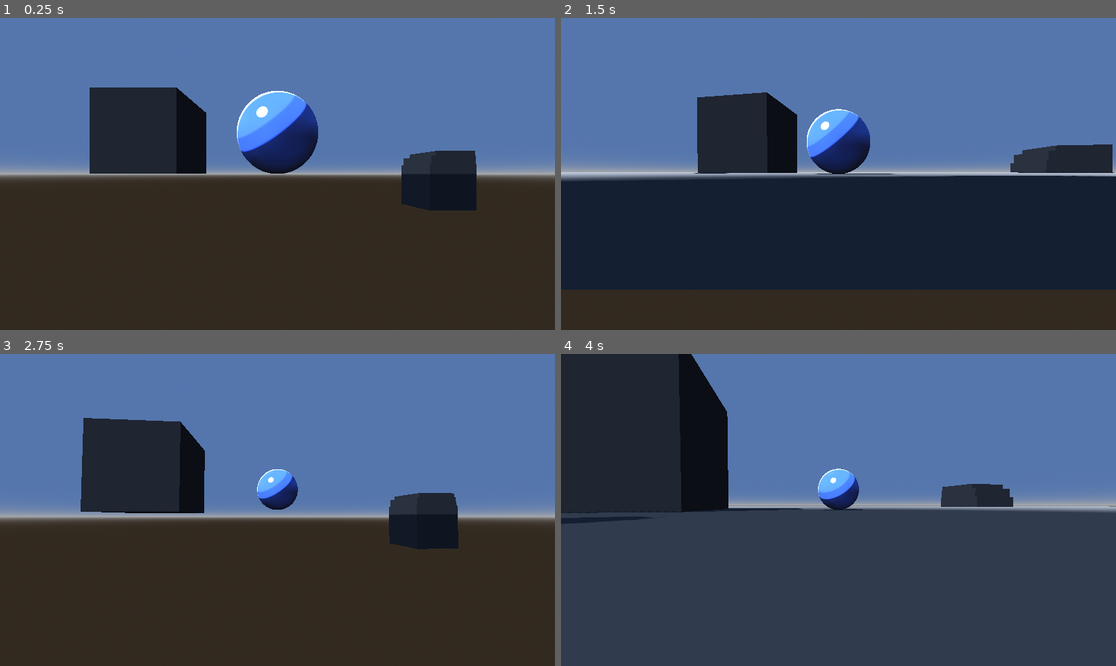
Above: before the commit, frames 1-4 (two rows, left to right).
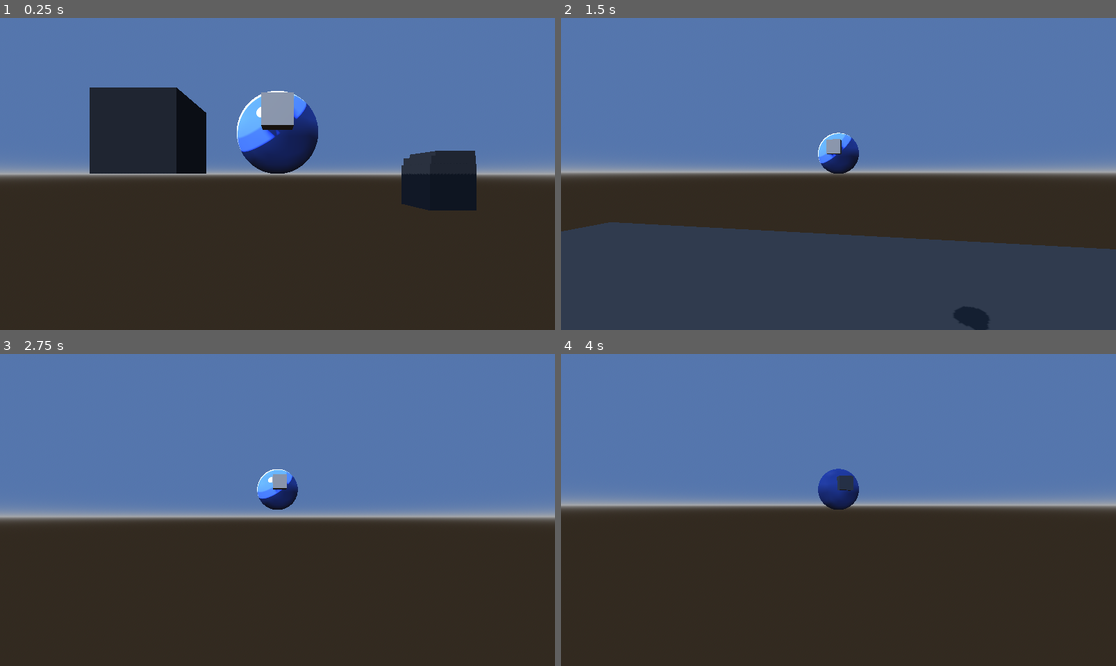
Above: after the commit, the same moments.

Repository: blondeman/movement-combat-fighter
Game: Godot game, scene res://scenes/test_env.tscn
Two runs of this game, one before a commit and one after it. Both use one fixed random seed, a clock stepped at 60 frames per second and the inputs below.
Inputs (mouse positions are in pixels of both pictures, inside the frame that each line leads up to):
- Up to frame 1 (0.25 s): no input
- Up to frame 2 (1.5 s): tap Enter at 0.5 s; move the mouse to (866, 174) at 0.52 s; hold Shift (dash) 0.53-1.28 s; hold W (up) from 0.53 s (still down); tap Space (jump) at 0.77, 0.8, 1.07, 1.35 s; move the mouse to (810, 174) at 1.27 s
- Up to frame 3 (2.75 s): keep holding W (up); tap Space (jump) at 1.52, 1.82, 2.3 s; tap Shift (dash) at 1.55 s; move the mouse to (288, 503) at 2.02 s; hold Shift (dash) from 2.03 s (still down)
- Up to frame 4 (4 s): keep holding W (up); tap Space (jump) at 2.75, 3.02, 3.32, 3.77, 3.8 s; move the mouse to (832, 516) at 2.77 s; release Shift (dash) at 2.78 s; tap Middle mouse button (target_lock) at 2.85 s; tap Shift (dash) at 3.05 s; move the mouse to (877, 513) at 3.52 s; hold Shift (dash) from 3.53 s (still down)

The runs differ from the first frame. In frame 1, 0.8% of the frame differs, in the area x 47-54%, y 23-39%; in frame 2, 58%; in frame 3, 8.6%; in frame 4, 67%, in the area x 0-100%, y 0-100%.

Commit message:
dash jump and dashjump states

Diff:
--- a/scenes/character/player/camera_controller.tscn
+++ b/scenes/character/player/camera_controller.tscn
@@ -18,3 +18,4 @@
 current = true
 
 [node name="marker" parent="." unique_id=12986420 instance=ExtResource("2_drmjl")]
+visible = false
--- a/scenes/character/player/player.tscn
+++ b/scenes/character/player/player.tscn
@@ -4,8 +4,15 @@
 [ext_resource type="PackedScene" uid="uid://bqf7oei24h2xv" path="res://scenes/character/player/camera_controller.tscn" id="2_sfcyi"]
 [ext_resource type="PackedScene" uid="uid://xp7lfyphvee2" path="res://scenes/character/player/input_handler.tscn" id="3_lvxji"]
 
+[sub_resource type="BoxMesh" id="BoxMesh_sfcyi"]
+size = Vector3(0.3, 0.3, 1)
+
 [node name="player" unique_id=1758554578 node_paths=PackedStringArray("input_handler") instance=ExtResource("1_gmlin")]
 input_handler = NodePath("input_handler")
+
+[node name="MeshInstance3D" type="MeshInstance3D" parent="CollisionShape3D" parent_id_path=PackedInt32Array(1468529141) index="0" unique_id=1922587349]
+transform = Transform3D(1, 0, 0, 0, 1, 0, 0, 0, 1, 0, 0.095391154, 0.17765868)
+mesh = SubResource("BoxMesh_sfcyi")
 
 [node name="camera" parent="." index="2" unique_id=1981057096 instance=ExtResource("2_sfcyi")]
 
--- a/scripts/CameraController.gd
+++ b/scripts/CameraController.gd
@@ -14,9 +14,12 @@
 
 func _ready() -> void:
 	Input.set_mouse_mode(Input.MOUSE_MODE_CAPTURED)
+	top_level = true
 
 
 func _process(delta: float) -> void:
+	global_position = get_parent().global_position
+
 	if !camera:
 		return
 
--- a/scripts/InputPackage.gd
+++ b/scripts/InputPackage.gd
@@ -9,3 +9,6 @@
 
 func get_camera_direction() -> Vector2:
 	return Vector2.UP.rotated(-camera_angle)
+
+func get_rotated_input() -> Vector2:
+	return input_direction.rotated(-camera_angle)
--- a/scripts/LocomotionState.gd
+++ b/scripts/LocomotionState.gd
@@ -2,3 +2,34 @@
 extends State
 
 var gravity = ProjectSettings.get_setting("physics/3d/default_gravity")
+@export var tracking_angular_speed : float = 10
+@export var speed: float = 8
+@export var damping: float = 2
+
+func default_lifecycle(input : InputPackage) -> String:
+	if not character.is_on_floor():
+		return "midair"
+
+	return best_input_that_can_be_paid(input)
+
+
+func _update(delta: float, input: InputPackage):
+	process_input_vector(delta, input)
+	update(delta, input)
+
+
+func process_input_vector(delta: float, input: InputPackage):
+	var rotated_input: Vector2 = input.get_rotated_input()
+	var direction := Vector3(rotated_input.x, 0.0, rotated_input.y).normalized()
+
+	var horizontal_vel := Vector3(character.velocity.x, 0.0, character.velocity.z)
+
+	if rotated_input.length_squared() > 0.001:
+		horizontal_vel += direction * speed * delta
+		if horizontal_vel.length() > speed:
+			horizontal_vel = horizontal_vel.normalized() * speed
+	else:
+		horizontal_vel = horizontal_vel.lerp(Vector3.ZERO, damping * delta)
+
+	character.velocity.x = horizontal_vel.x
+	character.velocity.z = horizontal_vel.z
--- a/scripts/State.gd
+++ b/scripts/State.gd
@@ -6,21 +6,18 @@
 @export var state_name : String
 @export var priority : int
 
+var enter_state_time : float
+var initial_position : Vector3
+var frame_length = 0.016
+
 var state_machine: StateMachine
 var character: CharacterBody3D
 
 func check_relevance(input : InputPackage) -> String:
-	#if accepts_queueing():
-		#check_combos(input)
-	#
-	#if has_queued_move and transitions_to_queued():
-		#try_force_move(queued_move)
-		#has_queued_move = false
-
 	return default_lifecycle(input)
 
 
-func default_lifecycle(input : InputPackage):
+func default_lifecycle(input : InputPackage) -> String:
 	return best_input_that_can_be_paid(input)
 
 
@@ -34,11 +31,47 @@
 	return "error"
 
 
+func mark_enter_state():
+	enter_state_time = Time.get_unix_time_from_system()
+
+
+func get_progress() -> float:
+	var now = Time.get_unix_time_from_system()
+	return now - enter_state_time
+
+
+func works_longer_than(time : float) -> bool:
+	if get_progress() >= time:
+		return true
+	return false
+
+func works_less_than(time : float) -> bool:
+	if get_progress() < time:
+		return true
+	return false
+
+func works_between(start : float, finish : float) -> bool:
+	var progress = get_progress()
+	if progress >= start and progress <= finish:
+		return true
+	return false
+
+
+func _enter():
+	mark_enter_state()
+	enter()
+
 func enter():
 	pass
+
+func _exit():
+	exit()
 
 func exit():
 	pass
 
+func _update(delta: float, input: InputPackage):
+	update(delta, input)
+
 func update(delta: float, input: InputPackage):
 	pass
--- a/scripts/StateMachine.gd
+++ b/scripts/StateMachine.gd
@@ -19,15 +19,15 @@
 	var relevance = current_state.check_relevance(input)
 	if relevance != "okay":
 		change_state(relevance)
-	current_state.update(delta, input)
+	current_state._update(delta, input)
 
 
 func change_state(new_state: String) -> void:
 	if current_state:
 		print(current_state.state_name + " -> " + new_state)
-		current_state.exit()
+		current_state._exit()
 	current_state = states[new_state]
-	current_state.enter()
+	current_state._enter()
 
 
 func state_priority_sort(a : String, b : String):
--- a/states/Dash.gd
+++ b/states/Dash.gd
@@ -1 +1,33 @@
 extends LocomotionState
+
+@export var dash_velocity : float = 30
+
+const transition_timing = 0.3
+const dash_timing = 0.1
+
+var dashed : bool = false
+
+func default_lifecycle(input : InputPackage) -> String:
+	if works_longer_than(transition_timing):
+		dashed = false
+		if not character.is_on_floor():
+			return "midair"
+
+		return best_input_that_can_be_paid(input)
+	else:
+		return "okay"
+
+
+func update(delta: float, input: InputPackage):
+	process_dash(input)
+	character.velocity.y -= gravity * delta
+	character.move_and_slide()
+
+
+func process_dash(input: InputPackage):
+	if works_longer_than(dash_timing):
+		if not dashed:
+			var rotated_input = input.get_rotated_input()
+			character.velocity.x = rotated_input.x * dash_velocity
+			character.velocity.z = rotated_input.y * dash_velocity
+			dashed = true
--- a/states/Idle.gd
+++ b/states/Idle.gd
@@ -1 +1 @@
-extends State
+extends LocomotionState
--- a/states/Jump.gd
+++ b/states/Jump.gd
@@ -1 +1,31 @@
 extends LocomotionState
+
+@export var jump_velocity : float = 20
+
+const transition_timing = 0.3
+const jump_timing = 0.1
+
+var jumped : bool = false
+
+func default_lifecycle(input : InputPackage) -> String:
+	if works_longer_than(transition_timing):
+		jumped = false
+		if not character.is_on_floor():
+			return "midair"
+
+		return best_input_that_can_be_paid(input)
+	else:
+		return "okay"
+
+
+func update(delta: float, input : InputPackage):
+	process_jump()
+	character.velocity.y -= gravity * delta
+	character.move_and_slide()
+
+
+func process_jump():
+	if works_longer_than(jump_timing):
+		if not jumped:
+			character.velocity.y = jump_velocity
+			jumped = true
--- a/states/JumpDash.gd
+++ b/states/JumpDash.gd
@@ -1 +1,35 @@
 extends LocomotionState
+
+@export var jump_velocity : float = 20
+@export var dash_velocity : float = 30
+
+const transition_timing = 0.1
+const dash_jump_timing = 0.1
+
+var dash_jumped : bool = false
+
+func default_lifecycle(input : InputPackage) -> String:
+	if works_longer_than(transition_timing):
+		dash_jumped = false
+		if not character.is_on_floor():
+			return "midair"
+
+		return best_input_that_can_be_paid(input)
+	else:
+		return "okay"
+
+
+func update(delta: float, input : InputPackage):
+	process_dash_jump(input)
+	character.velocity.y -= gravity * delta
+	character.move_and_slide()
+
+
+func process_dash_jump(input: InputPackage):
+	if works_longer_than(dash_jump_timing):
+		if not dash_jumped:
+			var rotated_input = input.get_rotated_input()
+			character.velocity.x = rotated_input.x * dash_velocity
+			character.velocity.z = rotated_input.y * dash_velocity
+			character.velocity.y = jump_velocity
+			dash_jumped = true
--- a/states/Midair.gd
+++ b/states/Midair.gd
@@ -1,7 +1,14 @@
 extends LocomotionState
-
-@export var speed: float = 5.0
 
 func update(delta: float, input: InputPackage):
 	character.velocity.y -= gravity * delta
 	character.move_and_slide()
+
+
+func default_lifecycle(input : InputPackage):
+	if character.is_on_floor():
+		return best_input_that_can_be_paid(input)
+	else:
+		if input.actions.has("dash"):
+			return "dash"
+		return "okay"
--- a/states/Run.gd
+++ b/states/Run.gd
@@ -1,12 +1,19 @@
 extends LocomotionState
 
-@export var speed: float = 5.0
+@export var turn_speed = 2
 
 func update(delta: float, input: InputPackage):
-	var rotated_input = input.input_direction.rotated(-input.camera_angle)
-	var direction: Vector3 = (character.transform.basis * Vector3(rotated_input.x, 0, rotated_input.y)).normalized()
+	process_input_vector(delta, input)
+	character.move_and_slide()
 
-	character.velocity.x = direction.x * speed
-	character.velocity.z = direction.z * speed
-
-	character.move_and_slide()
+func process_input_vector(delta: float, input: InputPackage):
+	var rotated_input = input.get_rotated_input()
+	var input_direction = Vector3(rotated_input.x, 0, rotated_input.y)
+	var face_direction = character.basis.z
+	var angle = face_direction.signed_angle_to(input_direction, Vector3.UP)
+	if abs(angle) >= tracking_angular_speed * delta:
+		character.velocity = face_direction.rotated(Vector3.UP, sign(angle) * tracking_angular_speed * delta) * turn_speed
+		character.rotate_y(sign(angle) * tracking_angular_speed * delta)
+	else:
+		character.velocity = face_direction.rotated(Vector3.UP, angle) * speed
+		character.rotate_y(angle)
